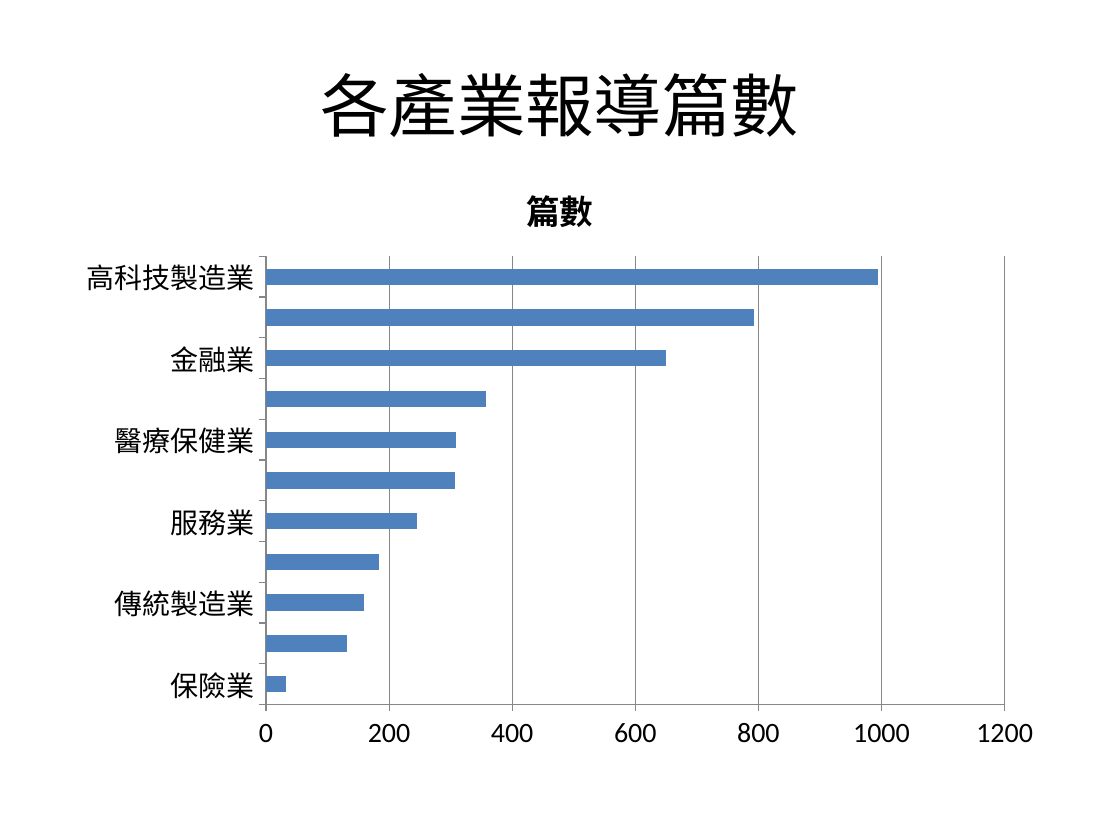
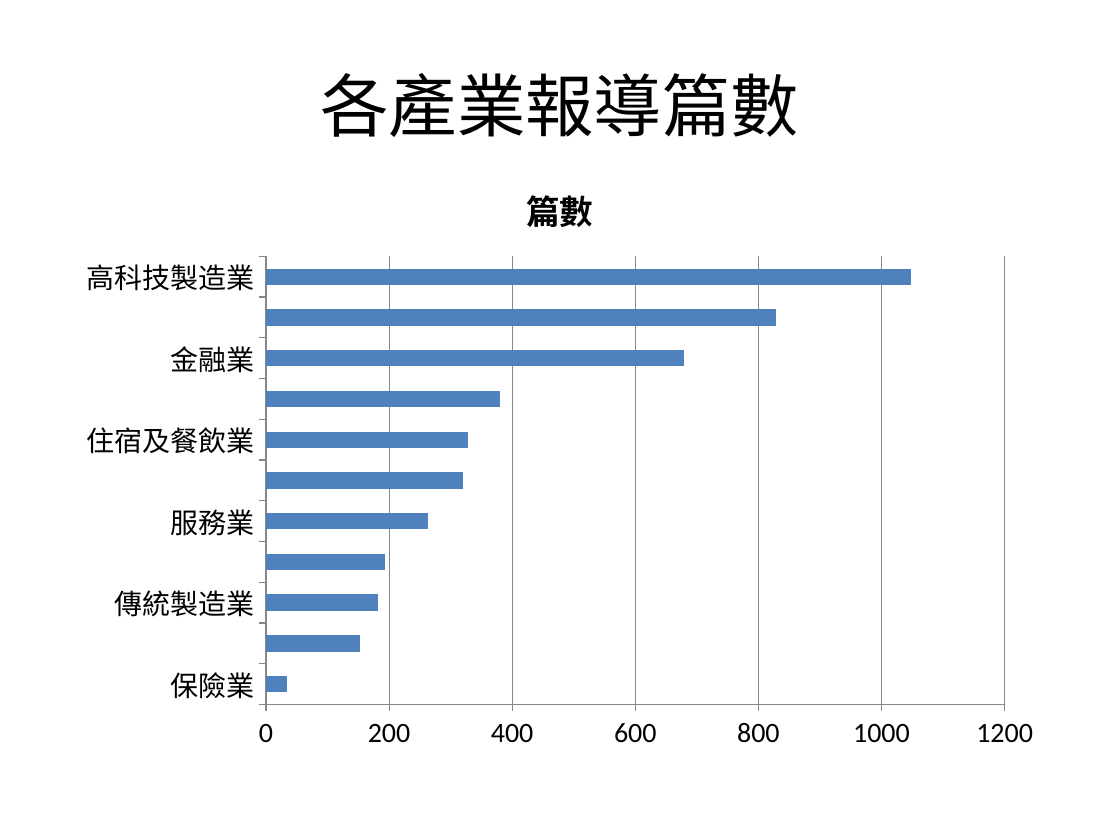
Before and after one commit to AndyChen825/industry-monitor, a slide deck: slide 3 of docs/reports/台灣產業趨勢監測週報_2026-10-05_2026-10-12.pptx. Drawn at 1120x840 pixels with LibreOffice and Linux fonts; fonts in the diff are those of the drawing. Boxes give left, top, right and bottom in pixels: in the first picture for what was removed or moved away, otherwise in the second. Text is boxed around its words. In the diff, an @@ line names an element or a change of style, - is before the commit and + after.

```diff
--- a/docs/reports/台灣產業趨勢監測週報_2026-10-05_2026-10-12.pptx
+++ b/docs/reports/台灣產業趨勢監測週報_2026-10-05_2026-10-12.pptx
@@ bar chart at box(67, 157, 1053, 762) @@
-categories: 保險業, 批發零售業, 傳統製造業, 專業科學及技術服務業, 服務業, 住宿及餐飲業, 醫療保健業, 資通訊業, 金融業, 政府教育單位, 高科技製造業
+categories: 保險業, 批發零售業, 傳統製造業, 專業科學及技術服務業, 服務業, 醫療保健業, 住宿及餐飲業, 資通訊業, 金融業, 政府教育單位, 高科技製造業
-篇數: 30, 130, 160, 180, 240, 310, 310, 360, 650, 790, 1000
+篇數: 30, 150, 180, 190, 260, 320, 330, 380, 680, 830, 1050
```
Also in this commit, not shown: 5 other slides changed, 8 other files.
